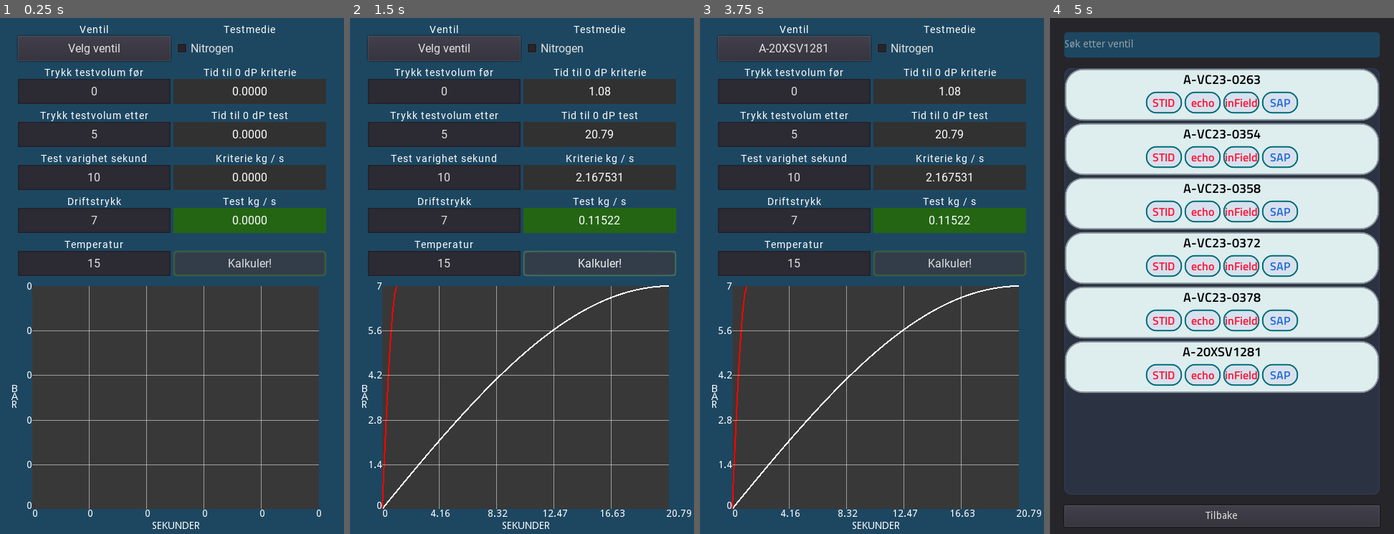
Above: before the commit, frames 1-4 (left to right).
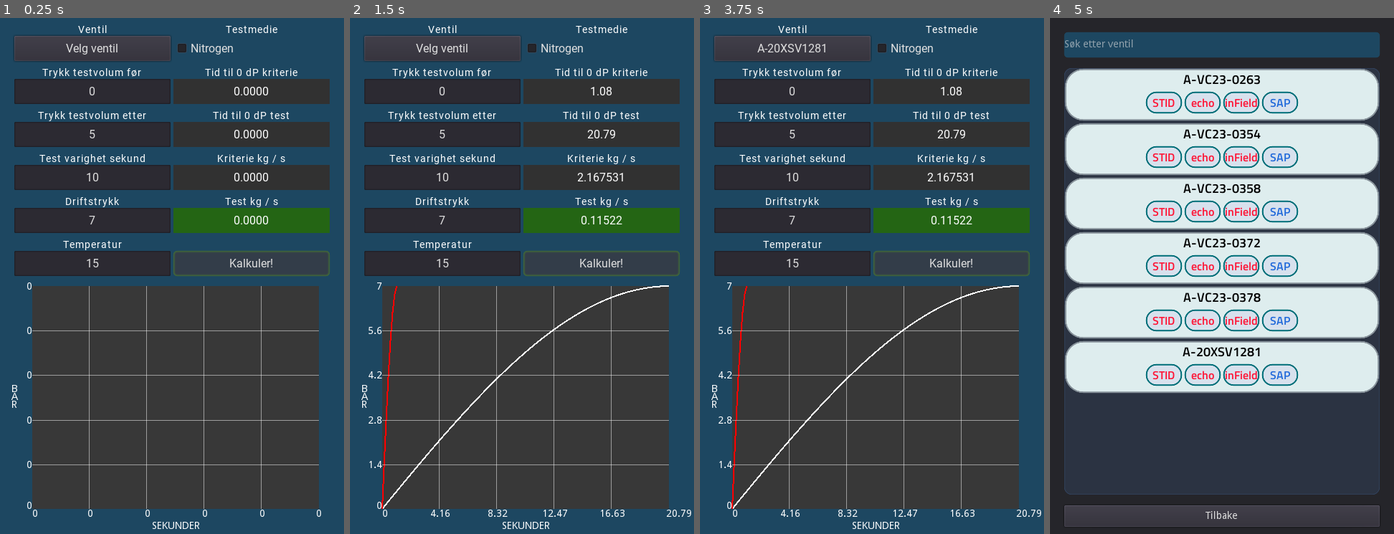
Above: after the commit, the same moments.

Repository: Keroflux/Critical-leak-test
Game: Godot game, scene res://Control.tscn
The game is run twice, just before and just after one commit, with the same random seed, the same clock (stepped at 60 frames per second) and the same inputs.
Inputs (mouse positions are in pixels of both pictures, inside the frame that each line leads up to):
- Up to frame 1 (0.25 s): no input
- Up to frame 2 (1.5 s): click "Kalkuler!" at 0.5 s; click (522, 198) at 1.25 s, where only the run after the commit has a clickable "Tilbake"
- Up to frame 3 (3.75 s): click "Velg ventil" at 2 s; click (872, 43) at 2.77 s; type "12" at 2.85 s; click (872, 95) at 3.5 s
- Up to frame 4 (5 s): click "A-20XSV1281" at 4.25 s

The runs differ from the first frame. In frame 1, 3.7% of the frame differs, in the area x 3-96%, y 1-50%; in frame 2, 3.7%; in frame 3, 3.6%; in frame 4, nothing differs.

Commit message:
Egen popup for resultat

Diff:
--- a/Control.tscn
+++ b/Control.tscn
@@ -45,19 +45,19 @@
 [node name="MarginContainer" type="MarginContainer" parent="VBoxContainer"]
 margin_right = 480.0
 margin_bottom = 370.0
-custom_constants/margin_right = 25
+custom_constants/margin_right = 20
 custom_constants/margin_top = 25
-custom_constants/margin_left = 25
+custom_constants/margin_left = 20
 custom_constants/margin_bottom = 10
 
 [node name="HBoxContainer" type="HBoxContainer" parent="VBoxContainer/MarginContainer"]
-margin_left = 25.0
+margin_left = 20.0
 margin_top = 25.0
-margin_right = 455.0
+margin_right = 460.0
 margin_bottom = 360.0
 
 [node name="VBoxContainer" type="VBoxContainer" parent="VBoxContainer/MarginContainer/HBoxContainer"]
-margin_right = 213.0
+margin_right = 218.0
 margin_bottom = 335.0
 size_flags_horizontal = 3
 size_flags_vertical = 3
@@ -65,7 +65,7 @@
 
 [node name="ValveSearch" type="Button" parent="VBoxContainer/MarginContainer/HBoxContainer/VBoxContainer"]
 unique_name_in_owner = true
-margin_right = 213.0
+margin_right = 218.0
 margin_bottom = 35.0
 rect_min_size = Vector2( 0, 35 )
 size_flags_horizontal = 3
@@ -83,7 +83,7 @@
 [node name="PressureStart" type="LineEdit" parent="VBoxContainer/MarginContainer/HBoxContainer/VBoxContainer"]
 unique_name_in_owner = true
 margin_top = 60.0
-margin_right = 213.0
+margin_right = 218.0
 margin_bottom = 95.0
 rect_min_size = Vector2( 0, 35 )
 size_flags_horizontal = 3
@@ -111,7 +111,7 @@
 [node name="PressureAfter" type="LineEdit" parent="VBoxContainer/MarginContainer/HBoxContainer/VBoxContainer"]
 unique_name_in_owner = true
 margin_top = 120.0
-margin_right = 213.0
+margin_right = 218.0
 margin_bottom = 155.0
 rect_min_size = Vector2( 0, 35 )
 size_flags_horizontal = 3
@@ -132,7 +132,7 @@
 [node name="TestTime" type="LineEdit" parent="VBoxContainer/MarginContainer/HBoxContainer/VBoxContainer"]
 unique_name_in_owner = true
 margin_top = 180.0
-margin_right = 213.0
+margin_right = 218.0
 margin_bottom = 215.0
 rect_min_size = Vector2( 0, 35 )
 size_flags_horizontal = 3
@@ -153,7 +153,7 @@
 [node name="PressureExternal" type="LineEdit" parent="VBoxContainer/MarginContainer/HBoxContainer/VBoxContainer"]
 unique_name_in_owner = true
 margin_top = 240.0
-margin_right = 213.0
+margin_right = 218.0
 margin_bottom = 275.0
 rect_min_size = Vector2( 0, 35 )
 size_flags_horizontal = 3
@@ -174,7 +174,7 @@
 [node name="Temperatur" type="LineEdit" parent="VBoxContainer/MarginContainer/HBoxContainer/VBoxContainer"]
 unique_name_in_owner = true
 margin_top = 300.0
-margin_right = 213.0
+margin_right = 218.0
 margin_bottom = 335.0
 rect_min_size = Vector2( 0, 35 )
 size_flags_horizontal = 3
@@ -193,8 +193,8 @@
 valign = 1
 
 [node name="VBoxContainer2" type="VBoxContainer" parent="VBoxContainer/MarginContainer/HBoxContainer"]
-margin_left = 217.0
-margin_right = 430.0
+margin_left = 222.0
+margin_right = 440.0
 margin_bottom = 335.0
 size_flags_horizontal = 3
 size_flags_vertical = 3
@@ -202,7 +202,7 @@
 
 [node name="Nitrogen" type="CheckBox" parent="VBoxContainer/MarginContainer/HBoxContainer/VBoxContainer2"]
 unique_name_in_owner = true
-margin_right = 213.0
+margin_right = 218.0
 margin_bottom = 35.0
 rect_min_size = Vector2( 0, 35 )
 custom_fonts/font = ExtResource( 4 )
@@ -219,7 +219,7 @@
 [node name="CritLeakSec" type="Label" parent="VBoxContainer/MarginContainer/HBoxContainer/VBoxContainer2"]
 unique_name_in_owner = true
 margin_top = 60.0
-margin_right = 213.0
+margin_right = 218.0
 margin_bottom = 95.0
 rect_min_size = Vector2( 0, 35 )
 size_flags_horizontal = 3
@@ -241,7 +241,7 @@
 [node name="LeakSec" type="Label" parent="VBoxContainer/MarginContainer/HBoxContainer/VBoxContainer2"]
 unique_name_in_owner = true
 margin_top = 120.0
-margin_right = 213.0
+margin_right = 218.0
 margin_bottom = 155.0
 rect_min_size = Vector2( 0, 35 )
 size_flags_horizontal = 3
@@ -263,7 +263,7 @@
 [node name="CritLeak" type="Label" parent="VBoxContainer/MarginContainer/HBoxContainer/VBoxContainer2"]
 unique_name_in_owner = true
 margin_top = 180.0
-margin_right = 213.0
+margin_right = 218.0
 margin_bottom = 215.0
 rect_min_size = Vector2( 0, 35 )
 size_flags_horizontal = 3
@@ -285,7 +285,7 @@
 [node name="LeakRate" type="Label" parent="VBoxContainer/MarginContainer/HBoxContainer/VBoxContainer2"]
 unique_name_in_owner = true
 margin_top = 240.0
-margin_right = 213.0
+margin_right = 218.0
 margin_bottom = 275.0
 rect_min_size = Vector2( 0, 35 )
 size_flags_horizontal = 3
@@ -305,7 +305,7 @@
 
 [node name="Button" type="Button" parent="VBoxContainer/MarginContainer/HBoxContainer/VBoxContainer2"]
 margin_top = 300.0
-margin_right = 213.0
+margin_right = 218.0
 margin_bottom = 335.0
 rect_min_size = Vector2( 0, 35 )
 size_flags_horizontal = 3
--- a/Lekkasje.gd
+++ b/Lekkasje.gd
@@ -21,6 +21,7 @@
 var P2_test: Array = []		# Lagring av trend ved integrering av test
 
 var search_box = preload("res://ValveSelector.tscn")
+var results_box = preload("res://ResultsPage.tscn")
 
 
 # Kalkulerer lekkasjekriterie i kg / s
@@ -278,6 +279,13 @@
 	var sec_test = simulate_pressure_buildup("Test", test_orifice)
 	init_trend(sec_test, sec_crit)
 
+	var a = results_box.instance()
+	a.kgs_crit = kgs_crit
+	a.kgs_test = kgs_real
+	a.sec_crit = sec_crit
+	a.sec_test = sec_test
+	add_child(a)
+
 	$"%LeakRate".text = str(kgs_real)
 	$"%CritLeak".text = str(kgs_crit)
 	$"%CritLeakSec".text = str(sec_crit)
--- /dev/null
+++ b/ResultsPage.gd
@@ -0,0 +1,20 @@
+extends Control
+
+
+var kgs_crit = 0
+var kgs_test = 0
+var sec_crit = 0
+var sec_test = 0
+
+
+func _ready():
+	$"%CriteriaKGS/Result".text = " " + str(kgs_crit) + " kg / s"
+	$"%TestKGS/Result".text = " " + str(kgs_test) + " kg / s"
+	$"%CriteriaTime/Result".text = " " + str(sec_crit) + " Sekunder"
+	$"%TestTime/Result".text = " " + str(sec_test) + " Sekunder"
+	if kgs_test > kgs_crit:
+		$"%Accepted/Result".text = " Underkjent"
+
+
+func _on_Close_pressed():
+	queue_free()
--- /dev/null
+++ b/ResultsPage.tscn
@@ -0,0 +1,218 @@
+[gd_scene load_steps=6 format=2]
+
+[ext_resource path="res://TitilliumWeb-SemiBold.ttf" type="DynamicFontData" id=1]
+[ext_resource path="res://ResultsPage.gd" type="Script" id=2]
+
+[sub_resource type="StyleBoxFlat" id=1]
+bg_color = Color( 0.168627, 0.2, 0.258824, 1 )
+border_width_left = 2
+border_width_top = 2
+border_width_right = 2
+border_width_bottom = 2
+corner_radius_top_left = 20
+corner_radius_top_right = 20
+corner_radius_bottom_right = 20
+corner_radius_bottom_left = 20
+
+[sub_resource type="DynamicFont" id=2]
+font_data = ExtResource( 1 )
+
+[sub_resource type="StyleBoxFlat" id=3]
+bg_color = Color( 0.6, 0.6, 0.6, 0 )
+border_width_left = 1
+border_width_top = 1
+border_width_right = 1
+border_width_bottom = 1
+
+[node name="ResultsPage" type="Control"]
+anchor_right = 1.0
+margin_bottom = 295.0
+script = ExtResource( 2 )
+
+[node name="MarginContainer2" type="MarginContainer" parent="."]
+anchor_right = 1.0
+anchor_bottom = 1.0
+custom_constants/margin_right = 10
+custom_constants/margin_top = 20
+custom_constants/margin_left = 10
+
+[node name="Panel" type="Panel" parent="MarginContainer2"]
+margin_left = 10.0
+margin_top = 20.0
+margin_right = 470.0
+margin_bottom = 295.0
+custom_styles/panel = SubResource( 1 )
+
+[node name="MarginContainer" type="MarginContainer" parent="MarginContainer2/Panel"]
+anchor_right = 1.0
+anchor_bottom = 1.0
+custom_constants/margin_right = 20
+custom_constants/margin_top = 20
+custom_constants/margin_left = 20
+custom_constants/margin_bottom = 10
+
+[node name="VBoxContainer2" type="VBoxContainer" parent="MarginContainer2/Panel/MarginContainer"]
+margin_left = 20.0
+margin_top = 20.0
+margin_right = 440.0
+margin_bottom = 265.0
+custom_constants/separation = 15
+
+[node name="Name" type="Label" parent="MarginContainer2/Panel/MarginContainer/VBoxContainer2"]
+margin_right = 420.0
+margin_bottom = 26.0
+size_flags_horizontal = 3
+size_flags_vertical = 1
+custom_fonts/font = SubResource( 2 )
+text = "Testresultater"
+align = 1
+
+[node name="VBoxContainer" type="VBoxContainer" parent="MarginContainer2/Panel/MarginContainer/VBoxContainer2"]
+margin_top = 41.0
+margin_right = 420.0
+margin_bottom = 181.0
+custom_constants/separation = 0
+
+[node name="CriteriaKGS" type="HBoxContainer" parent="MarginContainer2/Panel/MarginContainer/VBoxContainer2/VBoxContainer"]
+unique_name_in_owner = true
+margin_right = 420.0
+margin_bottom = 28.0
+custom_constants/separation = -1
+
+[node name="Name" type="Label" parent="MarginContainer2/Panel/MarginContainer/VBoxContainer2/VBoxContainer/CriteriaKGS"]
+margin_right = 210.0
+margin_bottom = 28.0
+size_flags_horizontal = 3
+size_flags_vertical = 3
+custom_fonts/font = SubResource( 2 )
+custom_styles/normal = SubResource( 3 )
+text = "Kriterie lekkasjerate: "
+align = 2
+percent_visible = -0.047619
+
+[node name="Result" type="Label" parent="MarginContainer2/Panel/MarginContainer/VBoxContainer2/VBoxContainer/CriteriaKGS"]
+margin_left = 209.0
+margin_right = 420.0
+margin_bottom = 28.0
+size_flags_horizontal = 3
+size_flags_vertical = 3
+custom_fonts/font = SubResource( 2 )
+custom_styles/normal = SubResource( 3 )
+text = " 3,875 kg / s"
+
+[node name="TestKGS" type="HBoxContainer" parent="MarginContainer2/Panel/MarginContainer/VBoxContainer2/VBoxContainer"]
+unique_name_in_owner = true
+margin_top = 28.0
+margin_right = 420.0
+margin_bottom = 56.0
+custom_constants/separation = -1
+
+[node name="Name" type="Label" parent="MarginContainer2/Panel/MarginContainer/VBoxContainer2/VBoxContainer/TestKGS"]
+margin_right = 210.0
+margin_bottom = 28.0
+size_flags_horizontal = 3
+size_flags_vertical = 3
+custom_fonts/font = SubResource( 2 )
+custom_styles/normal = SubResource( 3 )
+text = "Test lekkasjerate: "
+align = 2
+
+[node name="Result" type="Label" parent="MarginContainer2/Panel/MarginContainer/VBoxContainer2/VBoxContainer/TestKGS"]
+margin_left = 209.0
+margin_right = 420.0
+margin_bottom = 28.0
+size_flags_horizontal = 3
+size_flags_vertical = 3
+custom_fonts/font = SubResource( 2 )
+custom_styles/normal = SubResource( 3 )
+text = " 3,875 kg / s"
+
+[node name="CriteriaTime" type="HBoxContainer" parent="MarginContainer2/Panel/MarginContainer/VBoxContainer2/VBoxContainer"]
+unique_name_in_owner = true
+margin_top = 56.0
+margin_right = 420.0
+margin_bottom = 84.0
+custom_constants/separation = -1
+
+[node name="Name" type="Label" parent="MarginContainer2/Panel/MarginContainer/VBoxContainer2/VBoxContainer/CriteriaTime"]
+margin_right = 210.0
+margin_bottom = 28.0
+size_flags_horizontal = 3
+size_flags_vertical = 3
+custom_fonts/font = SubResource( 2 )
+custom_styles/normal = SubResource( 3 )
+text = "Kriterie 0 bar dp: "
+align = 2
+
+[node name="Result" type="Label" parent="MarginContainer2/Panel/MarginContainer/VBoxContainer2/VBoxContainer/CriteriaTime"]
+margin_left = 209.0
+margin_right = 420.0
+margin_bottom = 28.0
+size_flags_horizontal = 3
+size_flags_vertical = 3
+custom_fonts/font = SubResource( 2 )
+custom_styles/normal = SubResource( 3 )
+text = " 3,875 Sekunder"
+
+[node name="TestTime" type="HBoxContainer" parent="MarginContainer2/Panel/MarginContainer/VBoxContainer2/VBoxContainer"]
+unique_name_in_owner = true
+margin_top = 84.0
+margin_right = 420.0
+margin_bottom = 112.0
+custom_constants/separation = -1
+
+[node name="Name" type="Label" parent="MarginContainer2/Panel/MarginContainer/VBoxContainer2/VBoxContainer/TestTime"]
+margin_right = 210.0
+margin_bottom = 28.0
+size_flags_horizontal = 3
+size_flags_vertical = 3
+custom_fonts/font = SubResource( 2 )
+custom_styles/normal = SubResource( 3 )
+text = "Test 0 bar dp: "
+align = 2
+
+[node name="Result" type="Label" parent="MarginContainer2/Panel/MarginContainer/VBoxContainer2/VBoxContainer/TestTime"]
+margin_left = 209.0
+margin_right = 420.0
+margin_bottom = 28.0
+size_flags_horizontal = 3
+size_flags_vertical = 3
+custom_fonts/font = SubResource( 2 )
+custom_styles/normal = SubResource( 3 )
+text = " 3,875 Sekunder"
+
+[node name="Accepted" type="HBoxContainer" parent="MarginContainer2/Panel/MarginContainer/VBoxContainer2/VBoxContainer"]
+unique_name_in_owner = true
+margin_top = 112.0
+margin_right = 420.0
+margin_bottom = 140.0
+custom_constants/separation = -1
+
+[node name="Name" type="Label" parent="MarginContainer2/Panel/MarginContainer/VBoxContainer2/VBoxContainer/Accepted"]
+margin_right = 210.0
+margin_bottom = 28.0
+size_flags_horizontal = 3
+size_flags_vertical = 3
+custom_fonts/font = SubResource( 2 )
+custom_styles/normal = SubResource( 3 )
+text = "Resultat: "
+align = 2
+
+[node name="Result" type="Label" parent="MarginContainer2/Panel/MarginContainer/VBoxContainer2/VBoxContainer/Accepted"]
+margin_left = 209.0
+margin_right = 420.0
+margin_bottom = 28.0
+size_flags_horizontal = 3
+size_flags_vertical = 3
+custom_fonts/font = SubResource( 2 )
+custom_styles/normal = SubResource( 3 )
+text = " Godkjent!"
+
+[node name="Close" type="Button" parent="MarginContainer2/Panel/MarginContainer/VBoxContainer2"]
+margin_top = 196.0
+margin_right = 420.0
+margin_bottom = 226.0
+rect_min_size = Vector2( 0, 30 )
+text = "Tilbake"
+
+[connection signal="pressed" from="MarginContainer2/Panel/MarginContainer/VBoxContainer2/Close" to="." method="_on_Close_pressed"]
